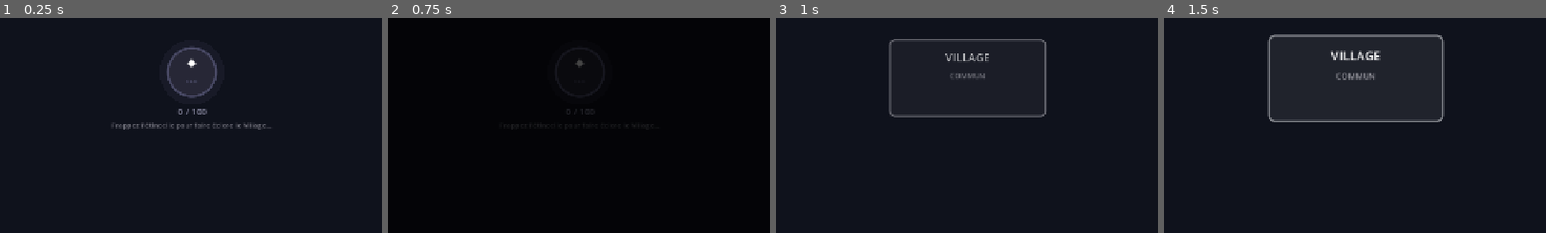
Above: before the commit, frames 1-4 (left to right).
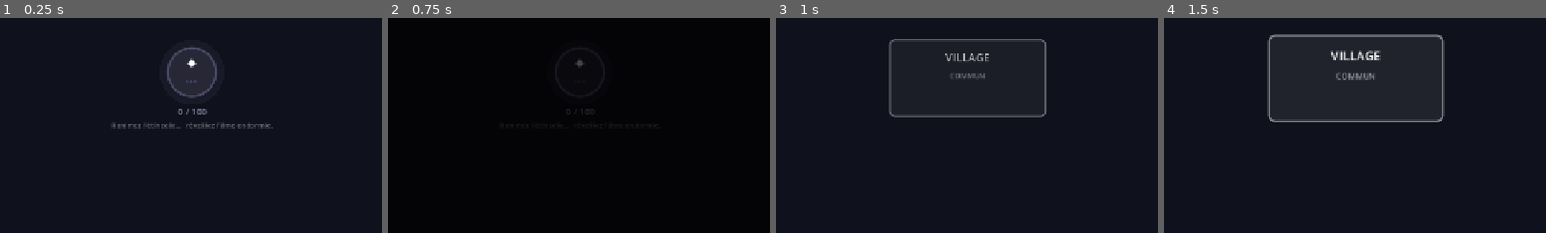
Above: after the commit, the same moments.

Repository: Rhend/Reliquary
Game: Godot game, scene res://scenes/village/village.tscn
The game is run twice, just before and just after one commit, with the same random seed, the same clock (stepped at 60 frames per second) and the same inputs.
Inputs (mouse positions are % of the whole screen's width and height, from its top left):
- Up to frame 1 (0.25 s): no input
- Up to frame 2 (0.75 s): click "Tier +" at 0.5 s
- Up to frame 3 (1 s): no input
- Up to frame 4 (1.5 s): tap Enter at 1.25, 1.35 s; move the mouse to (72, 45) at 1.27 s; click (72, 45) at 1.42 s
The pictures show only the part of the screen within x 25-75%, y 36-86%; the shares and areas given below are measured in that part.

The runs differ from the first frame. In frame 1, 0.4% of the frame differs, in the area x 29-71%, y 48-52%; in frame 2, less than 0.1%; in frame 3, nothing differs; in frame 4, nothing differs.

Commit message:
feat(narration): sequence d'eveil pendant la phase d'eclosion
A chaque palier de clics (25/50/75/100 %), une phrase d'eveil s'affiche
en fondu + leger pop, evoquant l'ame du heros amnesique qui se reveille.

Juice : l'etincelle (orbe) et le compteur se rechauffent du gris froid vers
l'or a mesure de la progression ; eveil final avec phrase forte, voile chaud
plein ecran et un battement de 1.8 s avant l'eclosion.

Cadence des clics passee a 25 (ECLOSION_CLIC_VALUE) -> 4 clics pour tester,
alignes sur les paliers 25/50/75/100.

Garde-fous : flag _birth_hatching (anti double-eclosion), tweens lies a chaque
label (auto-nettoyes si les phrases s'enchainent vite).

Co-Authored-By: Claude Opus 4.8 <noreply@anthropic.com>

Diff:
--- a/scenes/village/Village.gd
+++ b/scenes/village/Village.gd
@@ -19,6 +19,17 @@
 const HEX_SIZE     := Vector2(152.0, 152.0)
 const TIER_0_COLOR := Color(0.38, 0.38, 0.52)
 
+# ─── Éveil (phase d'éclosion) ─────────────────────────────────
+# L'orbe se réchauffe vers cette couleur à mesure que l'âme s'éveille.
+const ECLOSION_AWAKEN_COLOR := Color(1.0, 0.86, 0.55)
+# Phrases d'éveil affichées au franchissement des paliers (fraction de progression).
+const BIRTH_PHRASES: Array = [
+	[0.25, "Un battement…  puis un autre.  Quelque chose remue dans le noir."],
+	[0.50, "Le long sommeil se déchire.  Mes souvenirs fuient comme l'eau entre mes doigts."],
+	[0.75, "Un village, tout proche…  et des fragments de rêve épars, alentour."],
+]
+const BIRTH_FINAL := "Je ne sais plus qui je suis…\nmais je m'éveille."
+
 # [label, icon, tier_min, callback_name, panel_id]
 # tier_min = palier du héros requis ; exception : FORGE est gated par le Tier du Village.
 # Gates décalés d'un rang : le Village éclot en T0 et débloque déjà les expéditions.
@@ -50,6 +61,10 @@
 var _active_panel_id      := ""           # id du panneau ouvert ("hero", "adventure", …)
 var _adv_selected_biome_id := ""          # biome sélectionné dans le panneau Expéditions
 var _hex_items            : Dictionary = {}   # panel_id → HexItem, pour gérer l'état sélectionné
+var _birth_orb            : ClickOrb           # orbe d'éclosion (juice d'éveil)
+var _birth_phrase         : Label              # phrase d'éveil affichée actuellement
+var _birth_phrase_idx     := 0                 # index de la prochaine phrase d'éveil à montrer
+var _birth_hatching       := false             # vrai pendant le battement final avant l'éclosion
 
 # ─── Init ─────────────────────────────────────────────────────
 func _ready() -> void:
@@ -95,15 +110,17 @@
 # faire éclore l'incarnation. Au dernier clic → éclosion en T0 + cinématique.
 # UI minimale : orbe cliquable + compteur + message (pas d'anneau).
 func _build_birth(_creature: Dictionary) -> void:
-	var clics  := int(GameData.village.get("clics_eclosion", 0))
-	var needed := Balance.ECLOSION_CLICS
+	var clics    := int(GameData.village.get("clics_eclosion", 0))
+	var needed   := Balance.ECLOSION_CLICS
+	var progress := clampf(float(clics) / float(needed), 0.0, 1.0)
 
 	var orb := ClickOrb.new()
-	orb.tier_color   = TIER_0_COLOR
+	orb.tier_color   = TIER_0_COLOR.lerp(ECLOSION_AWAKEN_COLOR, progress)
 	orb.callback     = Callable(self, "_on_birth_click")
 	_center(orb, Vector2(0.0, -10.0), Vector2(96.0, 96.0))
 	orb.pivot_offset = Vector2(48.0, 48.0)
 	add_child(orb)
+	_birth_orb = orb
 
 	_xp_label = Label.new()
 	_xp_label.text = "%d / %d" % [clics, needed]
@@ -114,13 +131,22 @@
 	add_child(_xp_label)
 
 	var flavor := Label.new()
-	flavor.text = "Frappez l'étincelle pour faire éclore le Village…"
+	flavor.text = "Ranimez l'étincelle…  réveillez l'âme endormie."
 	flavor.horizontal_alignment = HORIZONTAL_ALIGNMENT_CENTER
 	flavor.autowrap_mode = TextServer.AUTOWRAP_WORD_SMART
 	flavor.add_theme_font_size_override("font_size", 12)
 	flavor.add_theme_color_override("font_color", UIColors.TEXT_MUTED)
 	_center(flavor, Vector2(0.0, 92.0), Vector2(320.0, 44.0))
 	add_child(flavor)
+
+	# Reprend la séquence d'éveil là où elle en est : on saute les paliers déjà
+	# franchis pour ne pas les rejouer après un rechargement de scène.
+	_birth_phrase = null
+	_birth_phrase_idx = 0
+	_birth_hatching = false
+	while _birth_phrase_idx < BIRTH_PHRASES.size() \
+			and progress + 0.0001 >= float(BIRTH_PHRASES[_birth_phrase_idx][0]):
+		_birth_phrase_idx += 1
 
 # ─── Tier 1+ : hub hexagonal ──────────────────────────────────
 # Construit le hub circulaire avec les hexagones débloqués par le tier.
@@ -555,15 +581,84 @@
 # ─── Phase d'éclosion : clic ─────────────────────────────────
 # Incrémente le compteur de clics ; au dernier, déclenche l'éclosion en T0.
 func _on_birth_click() -> void:
-	if GameData.village.get("eclos", false):
+	if GameData.village.get("eclos", false) or _birth_hatching:
 		return
-	var needed := Balance.ECLOSION_CLICS
-	var clics  := int(GameData.village.get("clics_eclosion", 0)) + Balance.ECLOSION_CLIC_VALUE
+	var needed   := Balance.ECLOSION_CLICS
+	var clics    := int(GameData.village.get("clics_eclosion", 0)) + Balance.ECLOSION_CLIC_VALUE
 	GameData.village["clics_eclosion"] = clics
+	var progress := clampf(float(clics) / float(needed), 0.0, 1.0)
+
 	if is_instance_valid(_xp_label):
 		_xp_label.text = "%d / %d" % [mini(clics, needed), needed]
+		_xp_label.add_theme_color_override("font_color",
+				TIER_0_COLOR.lerp(ECLOSION_AWAKEN_COLOR, progress).lightened(0.2))
+
+	# L'étincelle se réchauffe à mesure que l'âme s'éveille.
+	if is_instance_valid(_birth_orb):
+		_birth_orb.tier_color = TIER_0_COLOR.lerp(ECLOSION_AWAKEN_COLOR, progress)
+
+	# Phrases d'éveil au franchissement des paliers (25 / 50 / 75 %).
+	while _birth_phrase_idx < BIRTH_PHRASES.size() \
+			and progress + 0.0001 >= float(BIRTH_PHRASES[_birth_phrase_idx][0]):
+		_show_birth_phrase(BIRTH_PHRASES[_birth_phrase_idx][1], false)
+		_birth_phrase_idx += 1
+
 	if clics >= needed:
-		_hatch_village()
+		# Éveil final : phrase forte + voile chaud, puis éclosion après un battement.
+		_birth_hatching = true
+		_show_birth_phrase(BIRTH_FINAL, true)
+		_birth_awaken_flash()
+		var tw := create_tween()
+		tw.tween_interval(1.8)
+		tw.tween_callback(_hatch_village)
+
+# Affiche une phrase d'éveil au-dessus de l'orbe : fondu entrant + léger « pop ».
+# La phrase précédente s'efface en douceur. Une phrase `final` reste affichée
+# (l'éclosion enchaîne par-dessus). Le reste se fond après quelques secondes.
+func _show_birth_phrase(text: String, final: bool) -> void:
+	if is_instance_valid(_birth_phrase):
+		var old := _birth_phrase
+		var ot := old.create_tween()   # lié à `old` → auto-tué si `old` est libéré
+		ot.tween_property(old, "modulate:a", 0.0, 0.3)
+		ot.tween_callback(old.queue_free)
+
+	var lbl := Label.new()
+	lbl.text = text
+	lbl.horizontal_alignment = HORIZONTAL_ALIGNMENT_CENTER
+	lbl.vertical_alignment   = VERTICAL_ALIGNMENT_CENTER
+	lbl.autowrap_mode = TextServer.AUTOWRAP_WORD_SMART
+	lbl.add_theme_font_size_override("font_size", 19 if final else 15)
+	lbl.add_theme_color_override("font_color",
+			ECLOSION_AWAKEN_COLOR if final else TIER_0_COLOR.lerp(ECLOSION_AWAKEN_COLOR, 0.7))
+	lbl.modulate.a = 0.0
+	lbl.scale = Vector2(0.96, 0.96)
+	lbl.resized.connect(func() -> void: lbl.pivot_offset = lbl.size * 0.5)
+	_center(lbl, Vector2(0.0, -150.0), Vector2(480.0, 90.0))
+	add_child(lbl)
+	_birth_phrase = lbl
+
+	var t_in := lbl.create_tween().set_parallel(true)
+	t_in.tween_property(lbl, "modulate:a", 1.0, 0.7).set_ease(Tween.EASE_OUT).set_trans(Tween.TRANS_SINE)
+	t_in.tween_property(lbl, "scale", Vector2.ONE, 0.9).set_ease(Tween.EASE_OUT).set_trans(Tween.TRANS_SINE)
+
+	if not final:
+		var t_out := lbl.create_tween()
+		t_out.tween_interval(2.9)
+		t_out.tween_property(lbl, "modulate:a", 0.0, 0.9)
+		t_out.tween_callback(lbl.queue_free)
+
+# Bref voile chaud sur tout l'écran au moment de l'éveil final.
+func _birth_awaken_flash() -> void:
+	var flash := ColorRect.new()
+	flash.color = Color(ECLOSION_AWAKEN_COLOR.r, ECLOSION_AWAKEN_COLOR.g, ECLOSION_AWAKEN_COLOR.b, 0.0)
+	flash.set_anchors_and_offsets_preset(PRESET_FULL_RECT)
+	flash.mouse_filter = Control.MOUSE_FILTER_IGNORE
+	flash.z_index = 400
+	add_child(flash)
+	var tw := flash.create_tween()
+	tw.tween_property(flash, "color:a", 0.22, 0.30).set_ease(Tween.EASE_OUT)
+	tw.tween_property(flash, "color:a", 0.0, 1.30).set_ease(Tween.EASE_IN)
+	tw.tween_callback(flash.queue_free)
 
 # Fait éclore le Village en T0, sauvegarde, puis lance la cinématique d'éclosion.
 func _hatch_village() -> void:
--- a/scripts/autoloads/Balance.gd
+++ b/scripts/autoloads/Balance.gd
@@ -165,8 +165,8 @@
 # les expéditions (remplace l'ancien clicker d'XP menant à T1).
 const ECLOSION_CLICS: int = 100
 # Progression ajoutée par clic. Valeur normale : 1 (≈ 100 clics).
-# Réglée à 20 pour accélérer les tests (≈ 5 clics suffisent).
-const ECLOSION_CLIC_VALUE: int = 20
+# Réglée à 25 pour accélérer les tests (4 clics → paliers d'éveil 25/50/75/100).
+const ECLOSION_CLIC_VALUE: int = 25
 
 # ═══════════════════════════════════════════════════════════
 #  Combo
